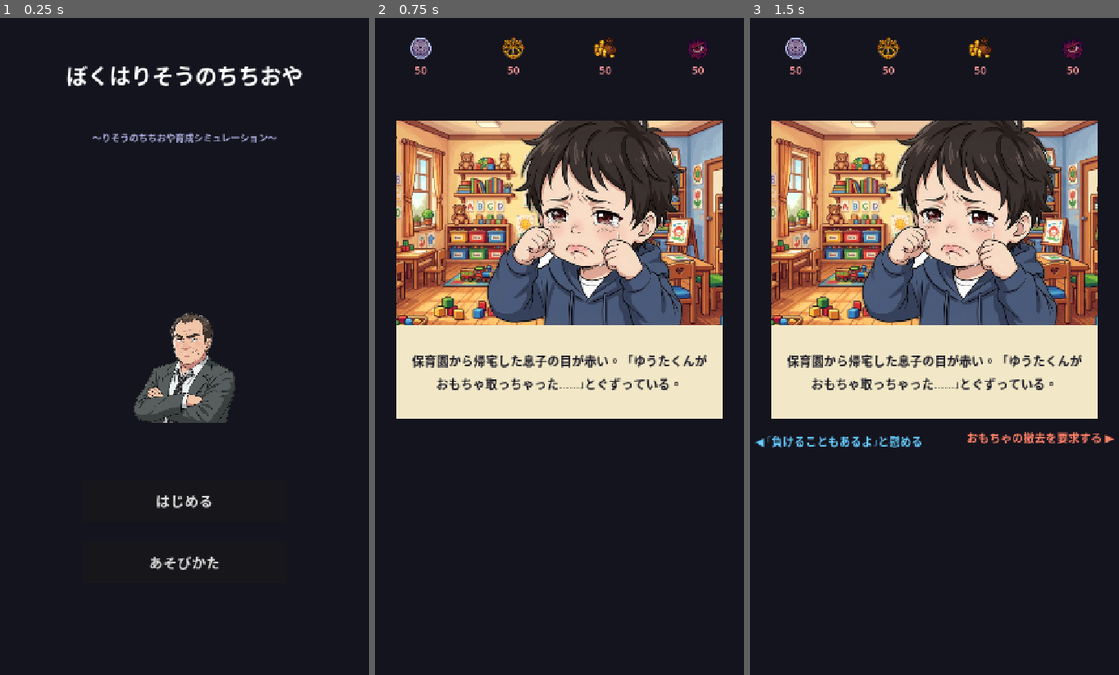
Above: before the commit, frames 1-3 (left to right).
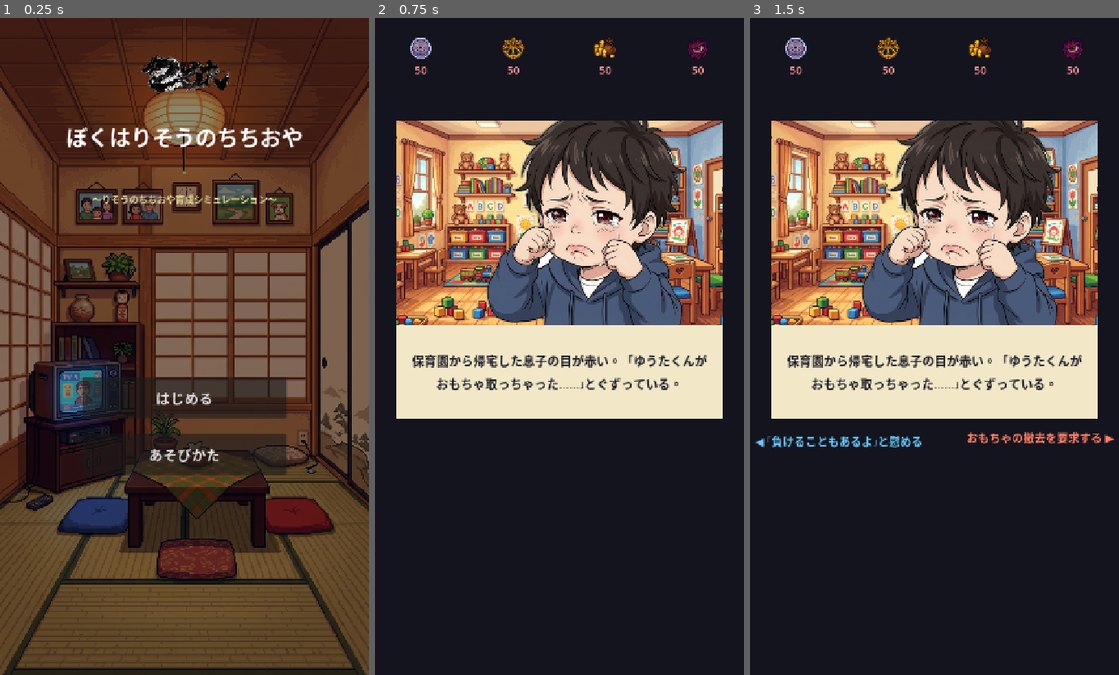
Above: after the commit, the same moments.

Repository: komatubara/boku-wa-risou-no-chichi-oya
Game: Godot game, scene res://scenes/title.tscn
The game is run twice, just before and just after one commit, with the same random seed, the same clock (stepped at 60 frames per second) and the same inputs.
Inputs (mouse positions are in pixels of both pictures, inside the frame that each line leads up to):
- Up to frame 1 (0.25 s): no input
- Up to frame 2 (0.75 s): click "はじめる" at 0.5 s
- Up to frame 3 (1.5 s): tap Enter at 1.25 s; move the mouse to (1015, 313) at 1.27 s; click (1015, 313) at 1.42 s

The runs differ from the first frame. In frame 1, 86% of the frame differs, in the area x 0-100%, y 0-100%; in frame 2, nothing differs; in frame 3, nothing differs.

Commit message:
feat: タイトル画面ビジュアルを実装
- Gemini APIで筆文字ロゴ装飾（title_logo.png）と居間背景（title_bg.png）を生成
- title.gd: 背景画像・半透明オーバーレイ・ロゴ装飾を追加
- タイトル画面から父キャラ立ち絵を削除（背景のみで雰囲気を演出）

Co-Authored-By: Claude Sonnet 4.6 <noreply@anthropic.com>

Diff:
--- a/scripts/title.gd
+++ b/scripts/title.gd
@@ -10,33 +10,45 @@
 
 
 func _build_bg() -> void:
-	var bg := ColorRect.new()
-	bg.color = Color(0.08, 0.08, 0.12)
-	bg.set_anchors_and_offsets_preset(Control.PRESET_FULL_RECT)
-	add_child(bg)
+	# 背景画像（居間・ピクセルアート）
+	var bg_tex := load("res://assets/images/ui/title_bg.png")
+	if bg_tex:
+		var bg := TextureRect.new()
+		bg.texture = bg_tex
+		bg.expand_mode = TextureRect.EXPAND_IGNORE_SIZE
+		bg.stretch_mode = TextureRect.STRETCH_KEEP_ASPECT_COVERED
+		bg.set_anchors_and_offsets_preset(Control.PRESET_FULL_RECT)
+		add_child(bg)
+	# 半透明オーバーレイ（テキスト可読性確保）
+	var overlay := ColorRect.new()
+	overlay.color = Color(0.0, 0.0, 0.05, 0.45)
+	overlay.set_anchors_and_offsets_preset(Control.PRESET_FULL_RECT)
+	add_child(overlay)
 
 
 func _build_father() -> void:
-	var tex := load("res://assets/images/characters/father.png")
-	if tex == null:
-		return
-	var rect := TextureRect.new()
-	rect.texture = tex
-	rect.expand_mode = TextureRect.EXPAND_IGNORE_SIZE
-	rect.stretch_mode = TextureRect.STRETCH_KEEP_ASPECT_CENTERED
-	rect.size = Vector2(400, 220)
-	rect.position = Vector2(160, 570)
-	add_child(rect)
+	pass  # タイトル画面では父キャラ非表示
 
 
 func _build_title() -> void:
+	# 筆文字ロゴ装飾
+	var logo_tex := load("res://assets/images/ui/title_logo.png")
+	if logo_tex:
+		var logo := TextureRect.new()
+		logo.texture = logo_tex
+		logo.expand_mode = TextureRect.EXPAND_IGNORE_SIZE
+		logo.stretch_mode = TextureRect.STRETCH_KEEP_ASPECT_CENTERED
+		logo.size = Vector2(640, 160)
+		logo.position = Vector2(40, 30)
+		add_child(logo)
+
 	var lbl := Label.new()
 	lbl.text = "ぼくはりそうのちちおや"
 	lbl.horizontal_alignment = HORIZONTAL_ALIGNMENT_CENTER
 	lbl.add_theme_font_size_override("font_size", 42)
 	lbl.add_theme_color_override("font_color", Color.WHITE)
 	lbl.size = Vector2(680, 120)
-	lbl.position = Vector2(20, 80)
+	lbl.position = Vector2(20, 200)
 	lbl.autowrap_mode = TextServer.AUTOWRAP_WORD_SMART
 	add_child(lbl)
 
@@ -44,9 +56,9 @@
 	sub.text = "〜りそうのちちおや育成シミュレーション〜"
 	sub.horizontal_alignment = HORIZONTAL_ALIGNMENT_CENTER
 	sub.add_theme_font_size_override("font_size", 18)
-	sub.add_theme_color_override("font_color", Color(0.7, 0.7, 0.9))
+	sub.add_theme_color_override("font_color", Color(0.9, 0.85, 0.6))
 	sub.size = Vector2(680, 40)
-	sub.position = Vector2(20, 220)
+	sub.position = Vector2(20, 340)
 	add_child(sub)
 
 
@@ -54,7 +66,7 @@
 	var start := Button.new()
 	start.text = "はじめる"
 	start.size = Vector2(400, 80)
-	start.position = Vector2(160, 900)
+	start.position = Vector2(160, 700)
 	start.add_theme_font_size_override("font_size", 28)
 	start.pressed.connect(_on_start_pressed)
 	add_child(start)
@@ -62,7 +74,7 @@
 	var help := Button.new()
 	help.text = "あそびかた"
 	help.size = Vector2(400, 80)
-	help.position = Vector2(160, 1020)
+	help.position = Vector2(160, 810)
 	help.add_theme_font_size_override("font_size", 28)
 	help.pressed.connect(_on_help_pressed)
 	add_child(help)
Binary file added: assets/images/ui/title_bg.png
Binary file added: assets/images/ui/title_logo.png
